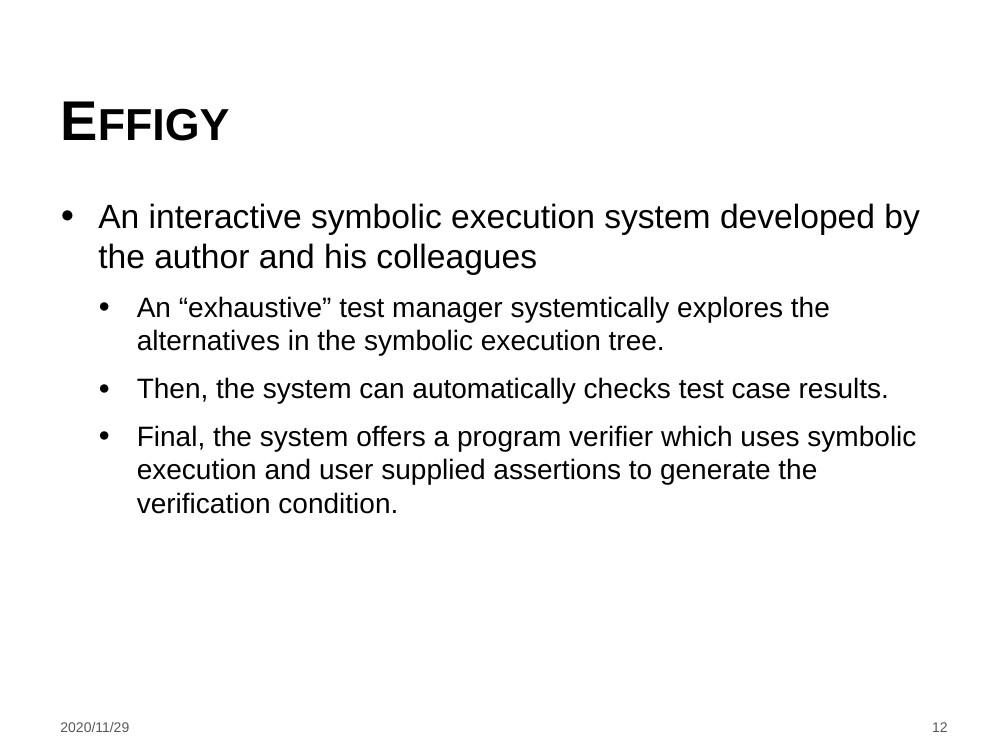
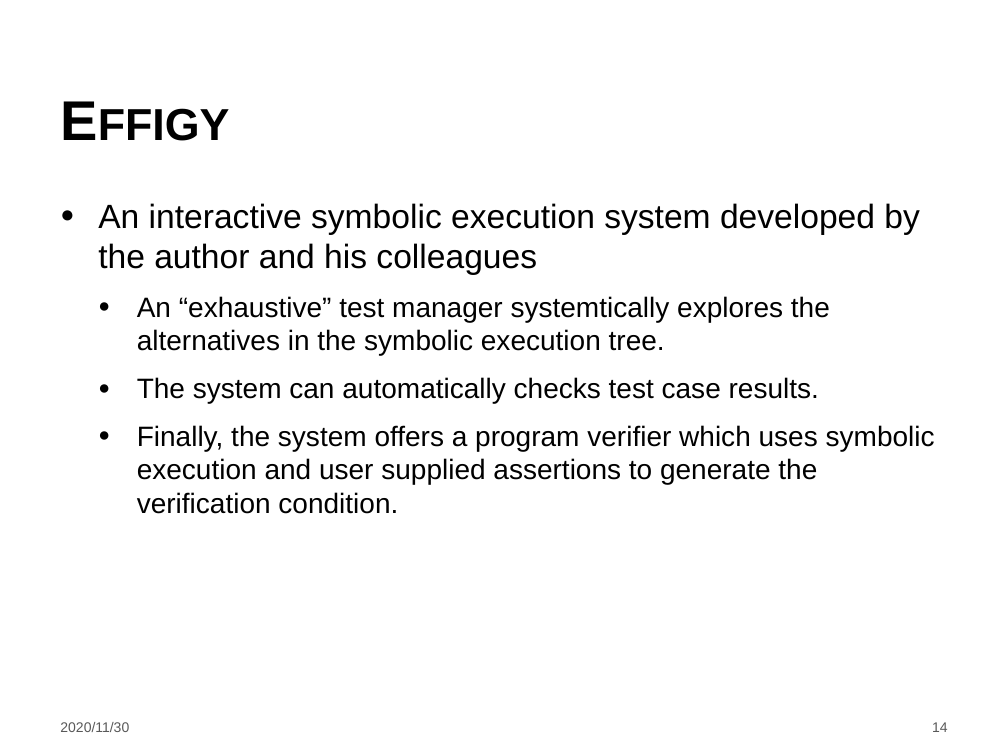
Before and after one commit to LintianShi/Research-Proposal, a slide deck: slide 14 of Symbolic_execution.pptx (slide 12 before the commit). Drawn at 1008x756 pixels with LibreOffice and Linux fonts; fonts in the diff are those of the drawing; background and template pictures are left out. Boxes give left, top, right and bottom in pixels: in the first picture for what was removed or moved away, otherwise in the second. Text is boxed around its words. In the diff, an @@ line names an element or a change of style, - is before the commit and + after.

Commit message:
symbolic execution

```diff
--- a/Symbolic_execution.pptx
+++ b/Symbolic_execution.pptx
@@ text at [137, 377, 935, 514]: text changed @@
-  ● Then, the system can automatically checks test case results.
-  ● Final, the system offers a program verifier which uses symbolic execution and user supplied assertions to generate the verification condition.
+  ● The system can automatically checks test case results.
+  ● Finally, the system offers a program verifier which uses symbolic execution and user supplied assertions to generate the verification condition.
@@ text at [60, 722, 129, 732]: text changed @@
-2020/11/29
+2020/11/30
@@ page number at [932, 722, 948, 732]: text changed @@
-12
+14
```
Also in this commit, not shown: 11 other slides changed, 5 slides added, 4 slides removed.
